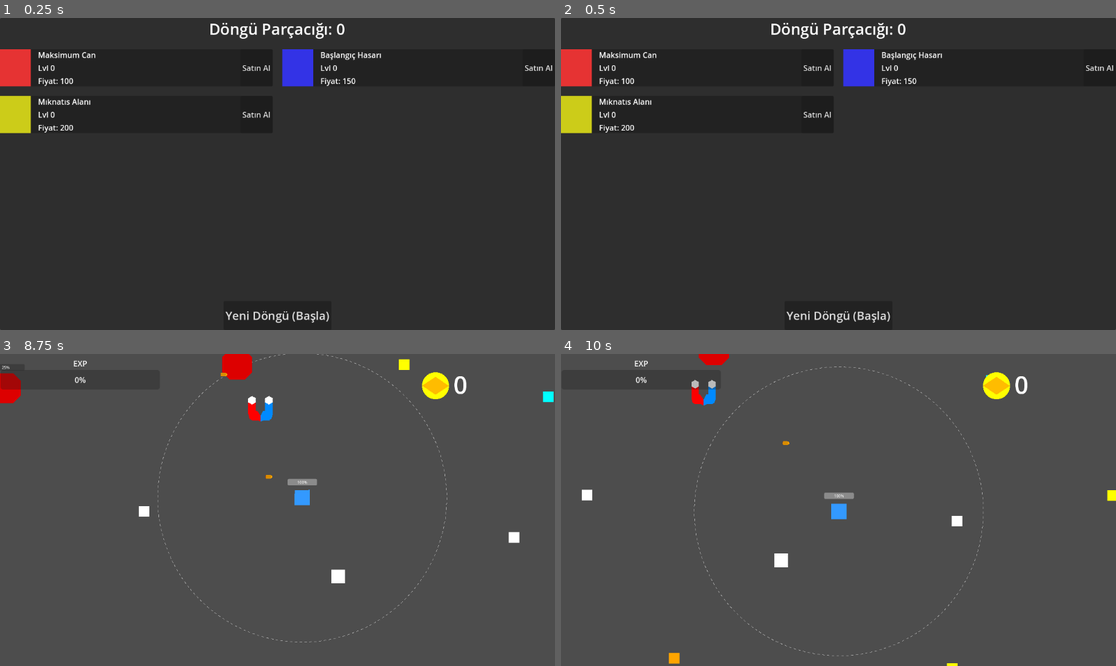
Above: before the commit, frames 1-4 (two rows, left to right).
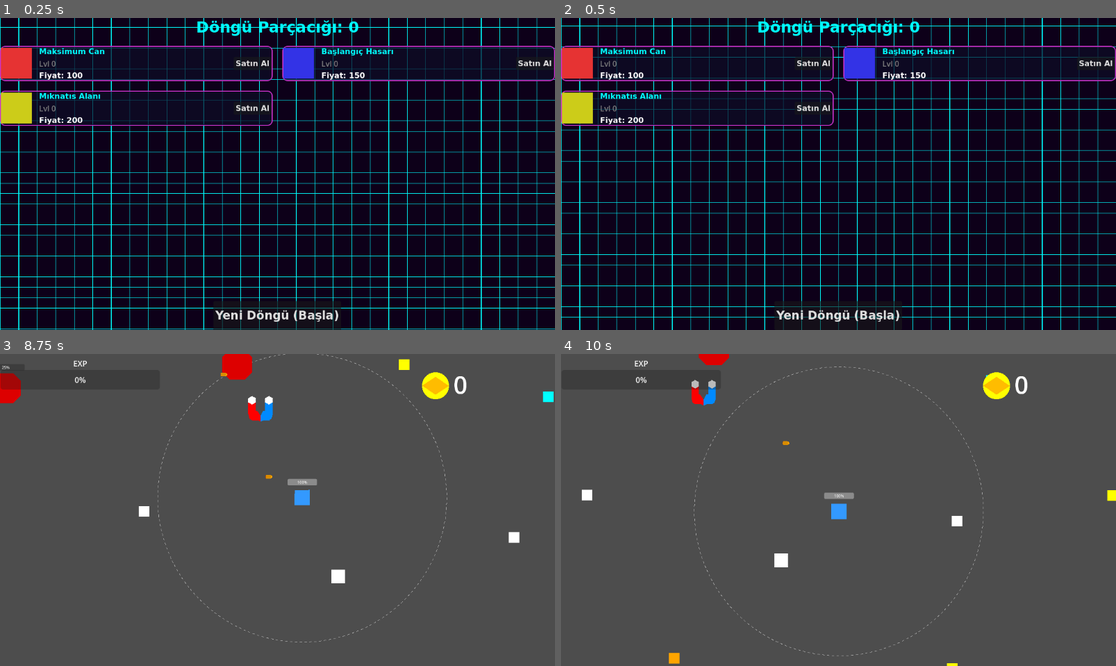
Above: after the commit, the same moments.

Repository: MusTea200/AFKMonsters
Game: Godot game, scene res://ShopUI.tscn
Two runs of this game, one before a commit and one after it. Both use one fixed random seed, a clock stepped at 60 frames per second and the inputs below. This scene is started directly instead of the project's main scene.
Inputs (mouse positions are in pixels of both pictures, inside the frame that each line leads up to):
- Up to frame 1 (0.25 s): no input
- Up to frame 2 (0.5 s): no input
- Up to frame 3 (8.75 s): click "Yeni Döngü (Başla)" at 0.5 s; tap Enter at 1.25 s; move the mouse to (399, 494) at 1.27 s; hold Right (ui_right) 1.28-2.03 s; click (399, 494) at 1.42 s; tap Space at 1.52, 2.27, 3.77, 4.52, 5.27, 6.77, 7.52, 8.27 s; move the mouse to (166, 525) at 2.02 s; hold Down (ui_down) 2.03-2.78 s; click (166, 525) at 2.17 s; move the mouse to (333, 441) at 2.77 s; hold Right (ui_right) 2.78-3.53 s; click (333, 441) at 2.92 s; move the mouse to (249, 572) at 3.52 s; hold Up (ui_up) 3.53-4.28 s; click (249, 572) at 3.67 s; move the mouse to (444, 556) at 4.27 s; hold Left (ui_left) 4.28-5.78 s; click (444, 556) at 4.42 s; move the mouse to (111, 463) at 5.02 s; click (111, 463) at 5.17 s; move the mouse to (305, 510) at 5.77 s; hold Down (ui_down) 5.78-6.53 s; click (305, 510) at 5.92 s; move the mouse to (194, 432) at 6.52 s; hold Right (ui_right) 6.53-7.28 s; click (194, 432) at 6.67 s; move the mouse to (399, 494) at 7.27 s; hold Up (ui_up) 7.28-8.03 s; click (399, 494) at 7.42 s; move the mouse to (166, 525) at 8.02 s; hold Right (ui_right) from 8.03 s (still down); click (166, 525) at 8.17 s
- Up to frame 4 (10 s): move the mouse to (894, 441) at 8.77 s; release Right (ui_right) at 8.78 s; hold Down (ui_down) 8.78-9.53 s; click (894, 441) at 8.92 s; move the mouse to (810, 572) at 9.52 s; hold Left (ui_left) from 9.53 s (still down); click (810, 572) at 9.67 s; tap Space at 9.77 s

The runs differ from the first frame. In frame 1, 95% of the frame differs, in the area x 0-100%, y 0-100%; in frame 2, 95%; in frame 3, less than 0.1%; in frame 4, nothing differs.

Commit message:
feat: Apply Neon-Cyberpunk style to ShopUI
- Added `neon_grid.gdshader` for a scrolling neon background.
- Enabled `WorldEnvironment` Glow/Bloom on the ShopUI canvas.
- Replaced basic panels with `StyleBoxFlat` utilizing glassmorphism properties (semi-transparent dark background with 2px neon borders).
- Integrated `SystemFont` configured to "monospace" for a terminal/cyberpunk aesthetic on labels and buttons.
- Replaced static Level Labels with an `HBoxContainer` (`LvlBar`) that populates with colored `ColorRect` pips based on upgrade level.
- Added mouse hover juice in `ShopUI.gd` to animate card Y-position and modulate the StyleBox shadow color, mimicking a neon glow on hover.

Co-authored-by: MusTea200 <172600404+MusTea200@users.noreply.github.com>

Diff:
--- a/godot_project/ShopUI.gd
+++ b/godot_project/ShopUI.gd
@@ -8,7 +8,33 @@
 func _ready() -> void:
 	display_coins = Global.dongu_parcaciklari
 	_update_coin_label(display_coins)
+	_setup_hover_effects()
 	_refresh_items()
+
+func _setup_hover_effects() -> void:
+	for item in item_container.get_children():
+		if item is PanelContainer:
+			# Make a unique copy of the stylebox so glow/shadow animates individually
+			var stylebox = item.get_theme_stylebox("panel").duplicate()
+			item.add_theme_stylebox_override("panel", stylebox)
+
+			item.mouse_entered.connect(self._on_item_hovered.bind(item, true))
+			item.mouse_exited.connect(self._on_item_hovered.bind(item, false))
+
+func _on_item_hovered(item: PanelContainer, is_hovered: bool) -> void:
+	var tween = create_tween()
+	tween.set_parallel(true)
+
+	var stylebox = item.get_theme_stylebox("panel") as StyleBoxFlat
+
+	if is_hovered:
+		tween.tween_property(item, "position:y", item.position.y - 5.0, 0.1)
+		if stylebox:
+			tween.tween_property(stylebox, "shadow_color:a", 0.5, 0.1) # Glow up
+	else:
+		tween.tween_property(item, "position:y", item.position.y + 5.0, 0.1)
+		if stylebox:
+			tween.tween_property(stylebox, "shadow_color:a", 0.0, 0.1) # Glow down
 
 func _update_coin_label(val: int) -> void:
 	coin_label.text = "Döngü Parçacığı: " + str(val)
@@ -27,12 +53,30 @@
 		var current_lvl = Global.upgrade_levels.get(type, 0)
 		var cost = Global.get_upgrade_cost(type)
 
-		var lvl_lbl = item.get_node("HBox/VBox/LvlLabel") as Label
+		var lvl_bar = item.get_node("HBox/VBox/LvlBar") as HBoxContainer
 		var price_lbl = item.get_node("HBox/VBox/PriceLabel") as Label
 		var buy_btn = item.get_node("HBox/BuyButton") as Button
+		var icon_color = item.get_node("HBox/Icon").color if item.has_node("HBox/Icon") else Color(0,1,1,1)
 
-		lvl_lbl.text = "Lvl " + str(current_lvl)
 		price_lbl.text = "Fiyat: " + str(cost)
+
+		# Clear existing level pips
+		for child in lvl_bar.get_children():
+			child.queue_free()
+
+		# Add new level pips
+		for i in range(current_lvl):
+			var pip = ColorRect.new()
+			pip.custom_minimum_size = Vector2(10, 10)
+			pip.color = icon_color # Match icon color
+			lvl_bar.add_child(pip)
+
+			# Add empty pip if level 0
+		if current_lvl == 0:
+			var empty_lbl = Label.new()
+			empty_lbl.text = "Lvl 0"
+			empty_lbl.add_theme_color_override("font_color", Color(0.5, 0.5, 0.5, 1))
+			lvl_bar.add_child(empty_lbl)
 
 		# Sinyali temizle ki tekrar tekrar bağlanmasın
 		if buy_btn.pressed.is_connected(self._on_buy_pressed):
--- a/godot_project/ShopUI.tscn
+++ b/godot_project/ShopUI.tscn
@@ -1,11 +1,54 @@
-[gd_scene load_steps=2 format=3 uid="uid://c8etx0xem2gbr"]
+[gd_scene load_steps=7 format=3 uid="uid://c8etx0xem2gbr"]
 
 [ext_resource type="Script" uid="uid://b28x55xxx" path="res://ShopUI.gd" id="1_shopui"]
+[ext_resource type="Shader" uid="uid://b82223sh" path="res://neon_grid.gdshader" id="2_shader"]
+
+[sub_resource type="Environment" id="Environment_cybr"]
+background_mode = 3
+glow_enabled = true
+glow_levels/1 = 1.0
+glow_levels/2 = 1.0
+glow_levels/3 = 0.5
+glow_levels/5 = 0.0
+glow_intensity = 0.8
+glow_strength = 1.2
+glow_blend_mode = 1
+glow_hdr_threshold = 0.8
+
+[sub_resource type="ShaderMaterial" id="ShaderMaterial_grid"]
+shader = ExtResource("2_shader")
+shader_parameter/grid_color = Color(0, 1, 1, 1)
+shader_parameter/bg_color = Color(0.05, 0, 0.1, 1)
+shader_parameter/grid_size = 30.0
+shader_parameter/line_width = 0.03
+shader_parameter/scroll_speed = Vector2(0, 0.5)
+
+[sub_resource type="SystemFont" id="SystemFont_mono"]
+font_names = PackedStringArray("monospace")
+font_weight = 700
+
+[sub_resource type="StyleBoxFlat" id="StyleBoxFlat_glass"]
+bg_color = Color(0.05, 0.05, 0.15, 0.7)
+border_width_left = 2
+border_width_top = 2
+border_width_right = 2
+border_width_bottom = 2
+border_color = Color(0.8, 0.2, 0.8, 1)
+corner_radius_top_left = 10
+corner_radius_top_right = 10
+corner_radius_bottom_right = 10
+corner_radius_bottom_left = 10
+shadow_color = Color(0.8, 0.2, 0.8, 0.0)
+shadow_size = 20
 
 [node name="ShopUI" type="CanvasLayer"]
 script = ExtResource("1_shopui")
 
-[node name="Panel" type="Panel" parent="."]
+[node name="WorldEnvironment" type="WorldEnvironment" parent="."]
+environment = SubResource("Environment_cybr")
+
+[node name="Background" type="ColorRect" parent="."]
+material = SubResource("ShaderMaterial_grid")
 anchors_preset = 15
 anchor_right = 1.0
 anchor_bottom = 1.0
@@ -26,7 +69,9 @@
 
 [node name="CoinBalance" type="Label" parent="VBoxContainer/Header"]
 layout_mode = 2
+theme_override_fonts/font = SubResource("SystemFont_mono")
 theme_override_font_sizes/font_size = 32
+theme_override_colors/font_color = Color(0, 1, 1, 1)
 text = "Döngü Parçacığı: 0"
 
 [node name="ScrollContainer" type="ScrollContainer" parent="VBoxContainer"]
@@ -44,6 +89,7 @@
 [node name="ItemHealth" type="PanelContainer" parent="VBoxContainer/ScrollContainer/GridContainer"]
 layout_mode = 2
 size_flags_horizontal = 3
+theme_override_styles/panel = SubResource("StyleBoxFlat_glass")
 metadata/upgrade_type = "health"
 
 [node name="HBox" type="HBoxContainer" parent="VBoxContainer/ScrollContainer/GridContainer/ItemHealth"]
@@ -53,6 +99,7 @@
 [node name="Icon" type="ColorRect" parent="VBoxContainer/ScrollContainer/GridContainer/ItemHealth/HBox"]
 custom_minimum_size = Vector2(64, 64)
 layout_mode = 2
+size_flags_vertical = 4
 color = Color(0.9, 0.2, 0.2, 1)
 
 [node name="VBox" type="VBoxContainer" parent="VBoxContainer/ScrollContainer/GridContainer/ItemHealth/HBox"]
@@ -61,24 +108,29 @@
 
 [node name="NameLabel" type="Label" parent="VBoxContainer/ScrollContainer/GridContainer/ItemHealth/HBox/VBox"]
 layout_mode = 2
+theme_override_fonts/font = SubResource("SystemFont_mono")
+theme_override_colors/font_color = Color(0, 1, 1, 1)
 text = "Maksimum Can"
 
-[node name="LvlLabel" type="Label" parent="VBoxContainer/ScrollContainer/GridContainer/ItemHealth/HBox/VBox"]
-layout_mode = 2
-text = "Lvl 0"
+[node name="LvlBar" type="HBoxContainer" parent="VBoxContainer/ScrollContainer/GridContainer/ItemHealth/HBox/VBox"]
+layout_mode = 2
 
 [node name="PriceLabel" type="Label" parent="VBoxContainer/ScrollContainer/GridContainer/ItemHealth/HBox/VBox"]
 layout_mode = 2
+theme_override_fonts/font = SubResource("SystemFont_mono")
 text = "Fiyat: 100"
 
 [node name="BuyButton" type="Button" parent="VBoxContainer/ScrollContainer/GridContainer/ItemHealth/HBox"]
 layout_mode = 2
 size_flags_horizontal = 10
+size_flags_vertical = 4
+theme_override_fonts/font = SubResource("SystemFont_mono")
 text = "Satın Al"
 
 [node name="ItemDamage" type="PanelContainer" parent="VBoxContainer/ScrollContainer/GridContainer"]
 layout_mode = 2
 size_flags_horizontal = 3
+theme_override_styles/panel = SubResource("StyleBoxFlat_glass")
 metadata/upgrade_type = "damage"
 
 [node name="HBox" type="HBoxContainer" parent="VBoxContainer/ScrollContainer/GridContainer/ItemDamage"]
@@ -88,6 +140,7 @@
 [node name="Icon" type="ColorRect" parent="VBoxContainer/ScrollContainer/GridContainer/ItemDamage/HBox"]
 custom_minimum_size = Vector2(64, 64)
 layout_mode = 2
+size_flags_vertical = 4
 color = Color(0.2, 0.2, 0.9, 1)
 
 [node name="VBox" type="VBoxContainer" parent="VBoxContainer/ScrollContainer/GridContainer/ItemDamage/HBox"]
@@ -96,24 +149,29 @@
 
 [node name="NameLabel" type="Label" parent="VBoxContainer/ScrollContainer/GridContainer/ItemDamage/HBox/VBox"]
 layout_mode = 2
+theme_override_fonts/font = SubResource("SystemFont_mono")
+theme_override_colors/font_color = Color(0, 1, 1, 1)
 text = "Başlangıç Hasarı"
 
-[node name="LvlLabel" type="Label" parent="VBoxContainer/ScrollContainer/GridContainer/ItemDamage/HBox/VBox"]
-layout_mode = 2
-text = "Lvl 0"
+[node name="LvlBar" type="HBoxContainer" parent="VBoxContainer/ScrollContainer/GridContainer/ItemDamage/HBox/VBox"]
+layout_mode = 2
 
 [node name="PriceLabel" type="Label" parent="VBoxContainer/ScrollContainer/GridContainer/ItemDamage/HBox/VBox"]
 layout_mode = 2
+theme_override_fonts/font = SubResource("SystemFont_mono")
 text = "Fiyat: 150"
 
 [node name="BuyButton" type="Button" parent="VBoxContainer/ScrollContainer/GridContainer/ItemDamage/HBox"]
 layout_mode = 2
 size_flags_horizontal = 10
+size_flags_vertical = 4
+theme_override_fonts/font = SubResource("SystemFont_mono")
 text = "Satın Al"
 
 [node name="ItemMagnet" type="PanelContainer" parent="VBoxContainer/ScrollContainer/GridContainer"]
 layout_mode = 2
 size_flags_horizontal = 3
+theme_override_styles/panel = SubResource("StyleBoxFlat_glass")
 metadata/upgrade_type = "magnet"
 
 [node name="HBox" type="HBoxContainer" parent="VBoxContainer/ScrollContainer/GridContainer/ItemMagnet"]
@@ -123,6 +181,7 @@
 [node name="Icon" type="ColorRect" parent="VBoxContainer/ScrollContainer/GridContainer/ItemMagnet/HBox"]
 custom_minimum_size = Vector2(64, 64)
 layout_mode = 2
+size_flags_vertical = 4
 color = Color(0.8, 0.8, 0.1, 1)
 
 [node name="VBox" type="VBoxContainer" parent="VBoxContainer/ScrollContainer/GridContainer/ItemMagnet/HBox"]
@@ -131,19 +190,23 @@
 
 [node name="NameLabel" type="Label" parent="VBoxContainer/ScrollContainer/GridContainer/ItemMagnet/HBox/VBox"]
 layout_mode = 2
+theme_override_fonts/font = SubResource("SystemFont_mono")
+theme_override_colors/font_color = Color(0, 1, 1, 1)
 text = "Mıknatıs Alanı"
 
-[node name="LvlLabel" type="Label" parent="VBoxContainer/ScrollContainer/GridContainer/ItemMagnet/HBox/VBox"]
-layout_mode = 2
-text = "Lvl 0"
+[node name="LvlBar" type="HBoxContainer" parent="VBoxContainer/ScrollContainer/GridContainer/ItemMagnet/HBox/VBox"]
+layout_mode = 2
 
 [node name="PriceLabel" type="Label" parent="VBoxContainer/ScrollContainer/GridContainer/ItemMagnet/HBox/VBox"]
 layout_mode = 2
+theme_override_fonts/font = SubResource("SystemFont_mono")
 text = "Fiyat: 200"
 
 [node name="BuyButton" type="Button" parent="VBoxContainer/ScrollContainer/GridContainer/ItemMagnet/HBox"]
 layout_mode = 2
 size_flags_horizontal = 10
+size_flags_vertical = 4
+theme_override_fonts/font = SubResource("SystemFont_mono")
 text = "Satın Al"
 
 [node name="Footer" type="HBoxContainer" parent="VBoxContainer"]
@@ -153,6 +216,7 @@
 [node name="StartRunButton" type="Button" parent="VBoxContainer/Footer"]
 custom_minimum_size = Vector2(200, 60)
 layout_mode = 2
+theme_override_fonts/font = SubResource("SystemFont_mono")
 theme_override_font_sizes/font_size = 24
 text = "Yeni Döngü (Başla)"
 
--- /dev/null
+++ b/godot_project/neon_grid.gdshader
@@ -0,0 +1,17 @@
+shader_type canvas_item;
+
+uniform vec4 grid_color : source_color = vec4(0.0, 1.0, 1.0, 1.0);
+uniform vec4 bg_color : source_color = vec4(0.05, 0.0, 0.1, 1.0);
+uniform float grid_size = 20.0;
+uniform float line_width = 0.05;
+uniform vec2 scroll_speed = vec2(0.0, 1.0);
+
+void fragment() {
+    vec2 uv = UV * grid_size + TIME * scroll_speed;
+    vec2 grid = fract(uv);
+
+    float on_line = step(grid.x, line_width) + step(grid.y, line_width);
+    on_line = clamp(on_line, 0.0, 1.0);
+
+    COLOR = mix(bg_color, grid_color, on_line);
+}
